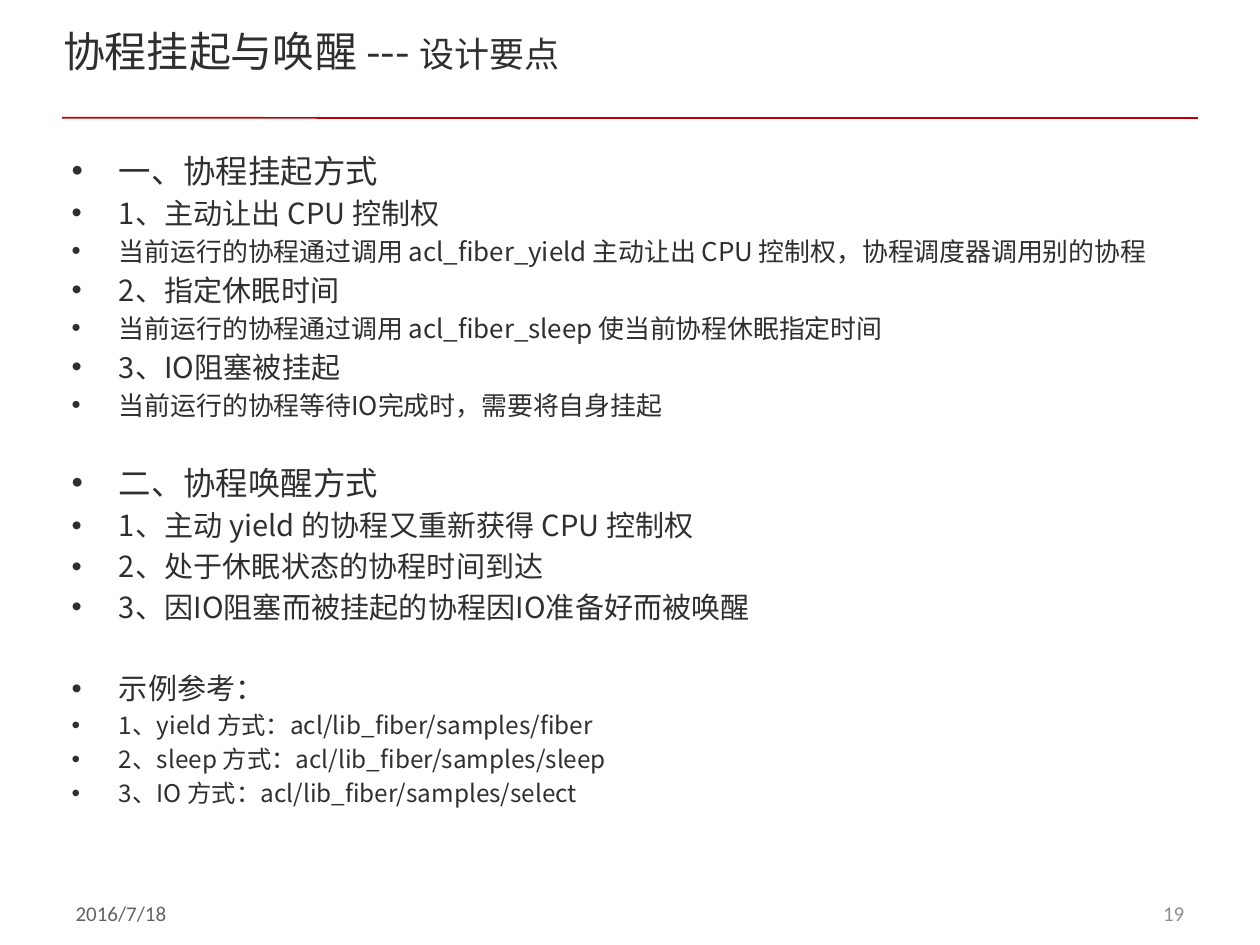
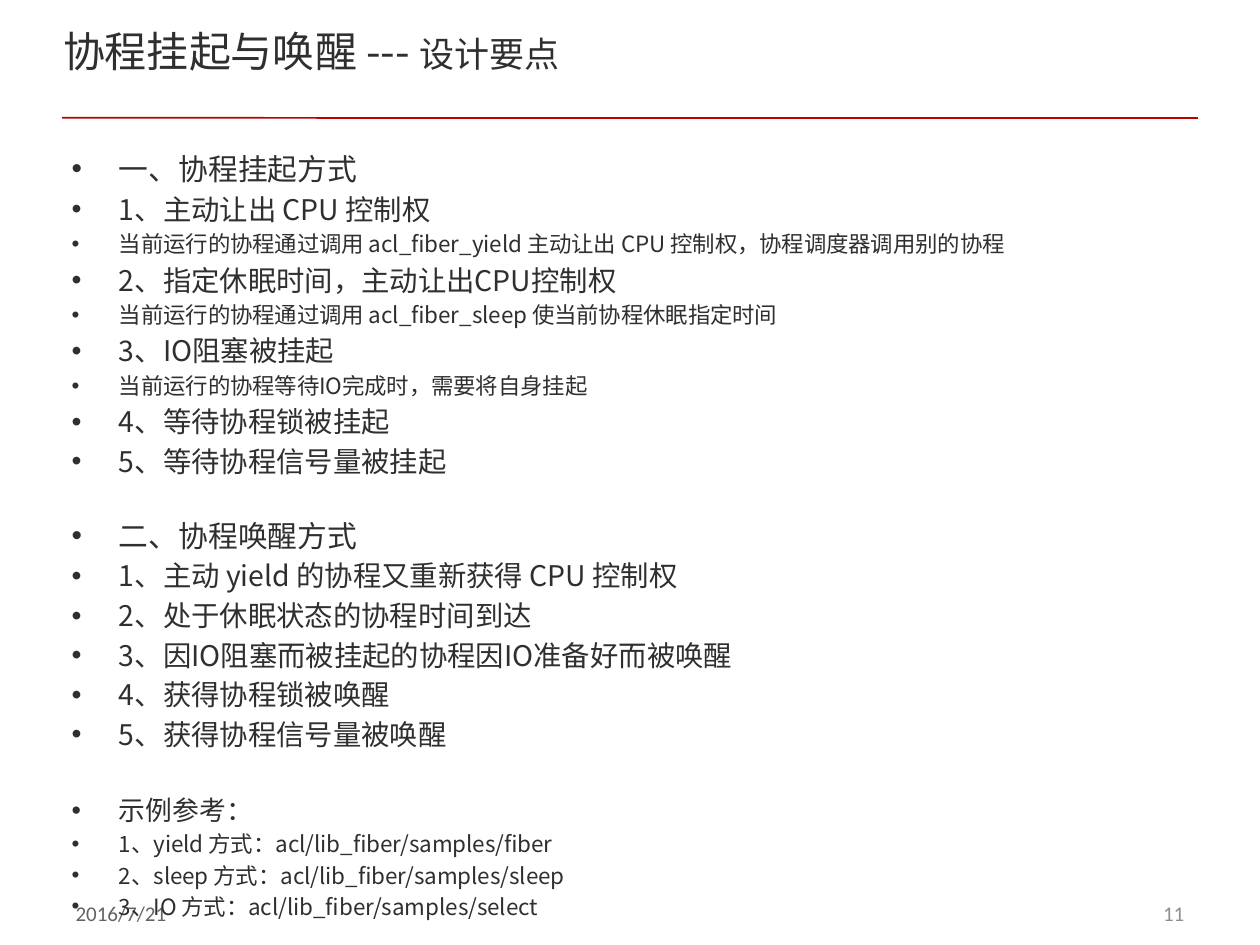
Before and after one commit to cnsuhao/developkit-acl, a slide deck: slide 11 of doc/acl_fiber.pptx (slide 19 before the commit). Drawn at 1260x945 pixels with LibreOffice and Linux fonts; fonts in the diff are those of the drawing; background and template pictures are left out. Boxes give left, top, right and bottom in pixels: in the first picture for what was removed or moved away, otherwise in the second. Text is boxed around its words. In the diff, an @@ line names an element or a change of style, - is before the commit and + after.

```diff
--- a/doc/acl_fiber.pptx
+++ b/doc/acl_fiber.pptx
@@ text at <box>119,155,1004,857</box>: size 18.5 to 17 pt in "一、协程挂起方式", "二、协程唤醒方式"; size 16.6 to 16.1 pt in "1、主动让出 CPU 控制权", "3、IO阻塞被挂起", "1、主动 yield 的协程又重新获得 CPU 控制权", "2、处于休眠状态的协程时间到达" and 1 more places; size 14.8 to 12.8 pt in "当前运行的协程通过调用 acl_fiber_yield 主动让出 CPU 控制权，协程调度器调用别的协程", "当前运行的协程通过调用 acl_fiber_sleep 使当前协程休眠指定时间", "当前运行的协程等待IO完成时，需要将自身挂起"; size 16.6 to 15.3 pt in "示例参考："; size 13.9 to 12.8 pt in "1、yield 方式：acl/lib_fiber/samples/fiber", "2、sleep 方式：acl/lib_fiber/samples/sleep", "3、IO 方式：acl/lib_fiber/samples/select" @@
@@ text at <box>119,267,616,294</box>: text changed; size 16.6 to 16.1 pt @@
-• 2、指定休眠时间
+• 2、指定休眠时间，主动让出CPU控制权
@@ text at <box>119,408,447,475</box>: paragraphs added @@
+• 4、等待协程锁被挂起
+• 5、等待协程信号量被挂起
@@ text at <box>119,681,447,748</box>: paragraphs added @@
+• 4、获得协程锁被唤醒
+• 5、获得协程信号量被唤醒
@@ text at <box>76,903,167,922</box>: text changed @@
-2016/7/18
+2016/7/21
@@ page number at <box>1163,907,1184,921</box>: text changed @@
-19
+11
```
Also in this commit, not shown: 24 other slides changed, 4 slides added, 1 slide removed, 13 other files.
